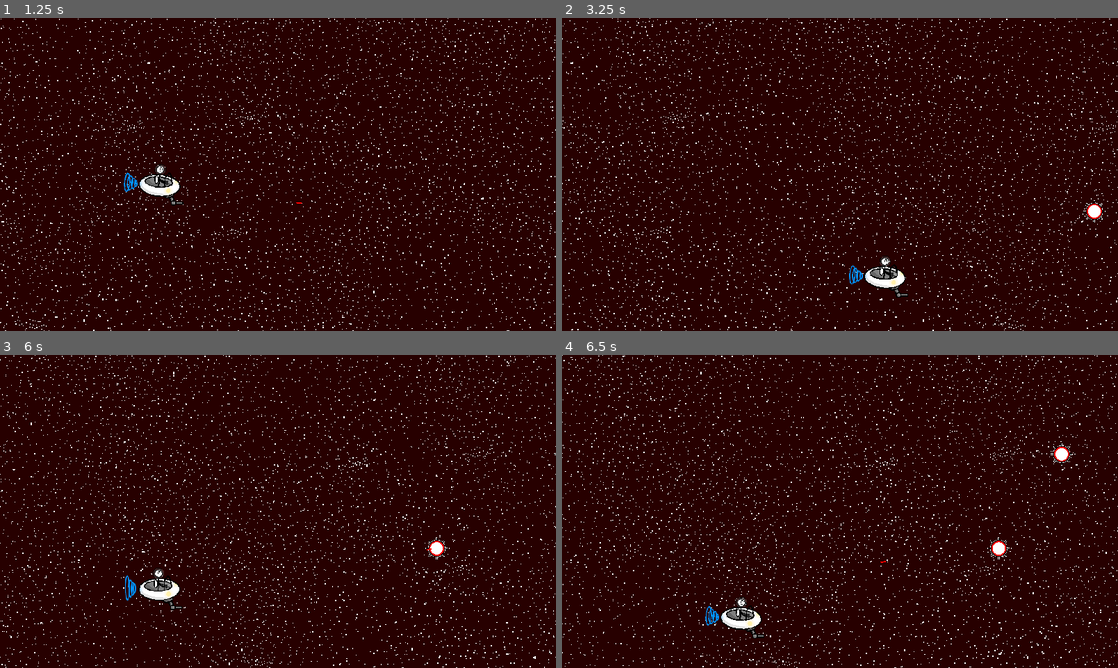
Above: before the commit, frames 1-4 (two rows, left to right).
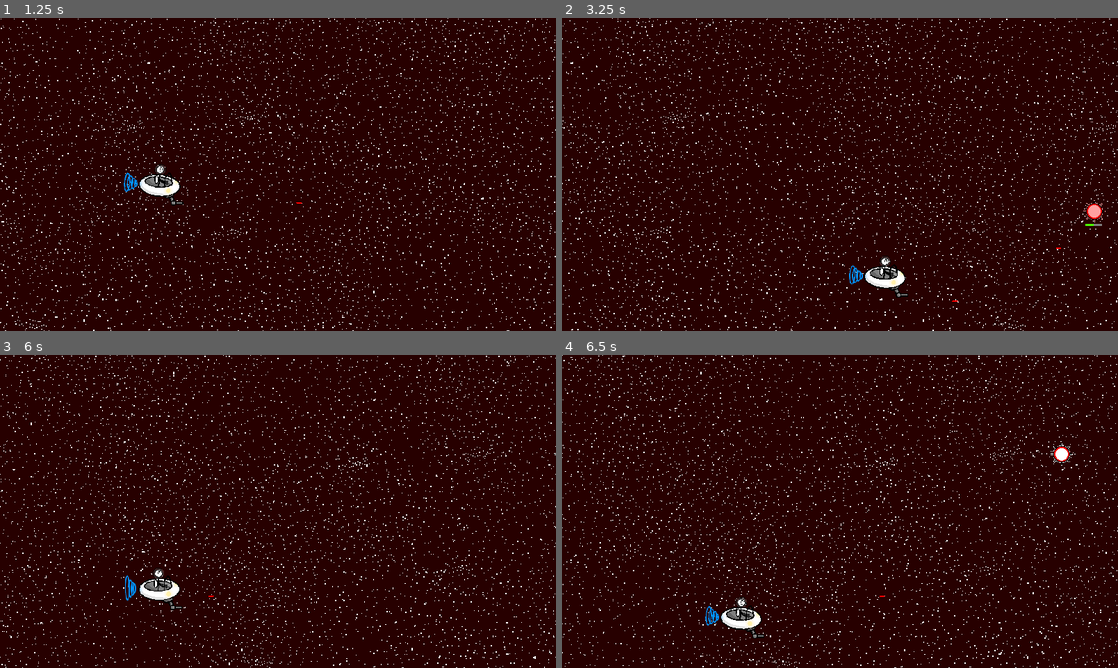
Above: after the commit, the same moments.

Repository: pvini07BR/virus-havoc
Game: Godot game, scene res://scenes/stages/Level1.tscn
Two runs of this game, one before a commit and one after it. Both use one fixed random seed, a clock stepped at 60 frames per second and the inputs below.
Inputs:
- Up to frame 1 (1.25 s): tap Enter (ui_accept) at 0.5 s; hold Right (ui_right) from 0.53 s (still down); hold Enter (ui_accept) from 0.53 s (still down)
- Up to frame 2 (3.25 s): release Right (ui_right) at 1.28 s; release Enter (ui_accept) at 1.28 s; hold Down (ui_down) 1.28-2.03 s; tap Enter (ui_accept) at 1.35, 1.52, 1.82, 2.85, 3.02 s; hold Right (ui_right) 2.03-2.78 s; hold Enter (ui_accept) 2.03-2.78 s; hold Up (ui_up) from 2.78 s (still down)
- Up to frame 3 (6 s): tap Enter (ui_accept) at 3.32, 4.35, 4.52, 4.82, 5.85 s; release Up (ui_up) at 3.53 s; hold Enter (ui_accept) 3.53-4.28 s; hold Left (ui_left) 3.53-5.03 s; hold Down (ui_down) 5.03-5.78 s; hold Enter (ui_accept) 5.03-5.78 s; hold Right (ui_right) from 5.78 s (still down)
- Up to frame 4 (6.5 s): keep holding Right (ui_right); tap Enter (ui_accept) at 6.02, 6.32 s

Frame 1 is identical in both runs. In frame 2, 0.1% of the frame differs, in the area x 70-98%, y 58-91%; in frame 3, 0.2%; in frame 4, 0.2%, in the area x 57-81%, y 58-78%.

Commit message:
arrumado o reload e o tempo de recuperação do player

Diff:
--- a/src/scenes/player.tscn
+++ b/src/scenes/player.tscn
@@ -71,12 +71,9 @@
 [node name="Reload" type="Timer" parent="."]
 wait_time = 0.5
 
-[node name="damageCooldown" type="Timer" parent="."]
-wait_time = 0.1
-
 [node name="playerEffects" type="AnimationPlayer" parent="."]
 anims/playerHit = SubResource( 3 )
 
 [connection signal="area_entered" from="col" to="." method="_on_col_area_entered"]
 [connection signal="timeout" from="Reload" to="." method="_on_Reload_timeout"]
-[connection signal="timeout" from="damageCooldown" to="." method="_on_damageCooldown_timeout"]
+[connection signal="animation_finished" from="playerEffects" to="." method="_on_playerEffects_animation_finished"]
--- a/src/scenes/stages/Level1.gd
+++ b/src/scenes/stages/Level1.gd
@@ -10,18 +10,18 @@
 
 # Called when the node enters the scene tree for the first time.
 func _ready():
-	virusSpawningTimer.start()
+    virusSpawningTimer.start()
 
 
 # Called every frame. 'delta' is the elapsed time since the previous frame.
 func _process(_delta):
-	if virusesKilled <= 20:
-		virusSpawningTimer2.start()
+    if virusesKilled <= 20:
+        virusSpawningTimer2.start()
 
 
 func _on_virusSpawningTimer_timeout():
-	add_child(commonVirus.instance())
+    add_child(commonVirus.instance())
 
 
 func _on_virusSpawningTimer2_timeout():
-	add_child(DualLaserVirus.instance())
+    add_child(DualLaserVirus.instance())
--- a/src/scripts/Player.gd
+++ b/src/scripts/Player.gd
@@ -7,34 +7,35 @@
 var move = Vector2()
 var hp = 10
 var maxhp = 10
-var tempo = false
+var reload = false
 var gotHit = false
+var invicibility = false
 
 func _process(_delta):
-	var rotacao = move.x * 0.02
-	$col.rotation_degrees = lerp($col.rotation_degrees, rotacao, 1)
+    var rotacao = move.x * 0.02
+    $col.rotation_degrees = lerp($col.rotation_degrees, rotacao, 1)
 
-	var prev_move = move
-	move.y = int(Input.is_action_pressed("ui_down")) - int(Input.is_action_pressed("ui_up"))
-	move.x = int(Input.is_action_pressed("ui_right")) - int(Input.is_action_pressed("ui_left"))
+    var prev_move = move
+    move.y = int(Input.is_action_pressed("ui_down")) - int(Input.is_action_pressed("ui_up"))
+    move.x = int(Input.is_action_pressed("ui_right")) - int(Input.is_action_pressed("ui_left"))
 
-	move = move.normalized() * speed
-	move = move_and_slide(lerp(prev_move, move, 0.02))
+    move = move.normalized() * speed
+    move = move_and_slide(lerp(prev_move, move, 0.02))
 
 func _input(Event):
-	if Event.is_action_pressed("ui_accept") and !tempo:
-		get_parent().add_child(TIRO.instance())
-		$Reload.start()
-		tempo = true
+    if Event.is_action_pressed("ui_accept") and !reload:
+        get_parent().add_child(TIRO.instance())
+        $Reload.start()
+        reload = true
 
 func _on_col_area_entered(area):
-	if area.is_in_group("virusBullet") or area.is_in_group("virus"):
-		cooldown()
+    if area.is_in_group("virusBullet") or area.is_in_group("virus") && !invicibility:
+        $playerEffects.play("playerHit")
+        invicibility = true
 
-func cooldown():
-	$playerEffects.stop()
-	$damageCooldown.start()
+func _on_playerEffects_animation_finished(anim_name):
+    if anim_name == "playerHit":
+        invicibility = false
 
-func _on_damageCooldown_timeout():
-	$playerEffects.play("playerHit")
-	cooldown()
+func _on_Reload_timeout():
+    reload = false
--- a/src/scripts/Tiro_1.gd
+++ b/src/scripts/Tiro_1.gd
@@ -1,12 +1,12 @@
 extends Tiro
 
 func _init():
-	speed = 500
+    speed = 500
 
 func _physics_process(_delta):
-	if self.position.x > 1280:
-		queue_free()
+    if self.position.x > 1280:
+        queue_free()
 
 func _on_Tiro_area_entered(area: Area2D):
-	if area.is_in_group("virus"):
-		queue_free()
+    if area.is_in_group("virus"):
+        queue_free()
Not shown, changed: src/assets/images/GUI/bossBar.png.import
